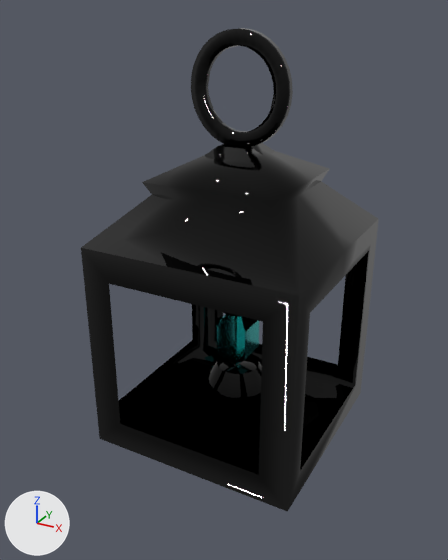
Before and after pictures for a commit that changed the Blender file Models/props/farol/farol.blend.
Rendered twice from a camera (50 mm lens) standing at (2.46, -4.76, 3.62) and looking at (-0.07, -0.16, 1.32). Arrows for +X, +Y and +Z are at lower left; the lights stay in place.

The first picture shows 'Farol'.
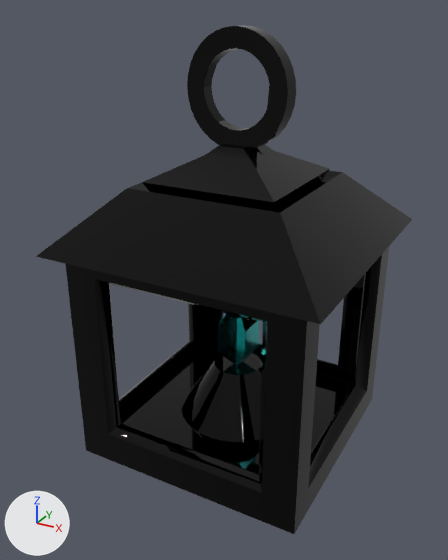
Diff of the bpy script that builds the scene:
```diff
--- a/Models/props/farol/farol.blend.py
+++ b/Models/props/farol/farol.blend.py
@@ me_cube_001 @@
 # used by ob_farol; location = (0.0, 0.0, 0.0)
-me_cube_001.from_pydata(...)  # 406 vertices, 320 faces; spans x -1.0..1.0, y -1.0..1.0, z -0.25..3.47
+me_cube_001.from_pydata(...)  # 454 vertices, 368 faces; spans x -1.27..1.27, y -1.27..1.27, z -0.37..3.47
+# me_cube_001 part 1
+# 25 faces are deleted
+# 42 vertices are added at x -1.27..1.27, y -1.27..1.27, z -0.37..2.23
+# 6 new vertices lie (0.0, 0.0, 2.21) away from vertices in x -1.11..1.11, y -1.09..1.12, z -0.37
+# 73 new faces join them, mat_material (picture img_bodylantern)
+# me_cube_001 part 2: 10 kept faces spanning x -0.15..0.15, y -0.15..0.15, z 0.36..1.05 are now shaded smooth
 me_cube_001.materials.append(mat_material)
@@ ob_farol @@
 ob_farol.location = (0.0, 0.0, 0.0)
+_m = ob_farol.modifiers.new('Solidify', 'SOLIDIFY')
+_m.thickness = 0.03
```

Pixel boxes [x1, y1, x2, y2] of what changed, in the pictures (448 x 560 px):
'Farol', reshaped, modifiers changed (26% wider): before [81, 28, 379, 512]; after [36, 25, 412, 534]
part 1 of me_cube_001, built on: before [81, 182, 379, 512]; after [36, 171, 412, 534]
part 2 of me_cube_001, shading changed: [217, 314, 259, 364] in both
